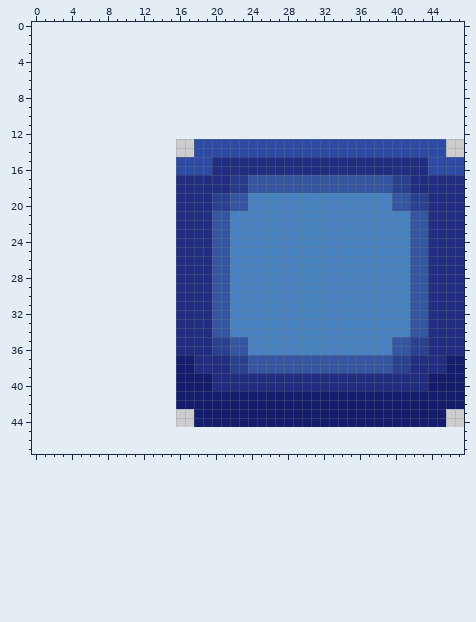
A pixel-art sprite gets an edit: client/public/assets/images/wall_tile.png. The picture above is the old version.
The file is 32x32 pixels. Colours within 5 levels of each other are drawn and written as one. The old version is drawn lined up with the new one, on the new canvas.
And afterwards:
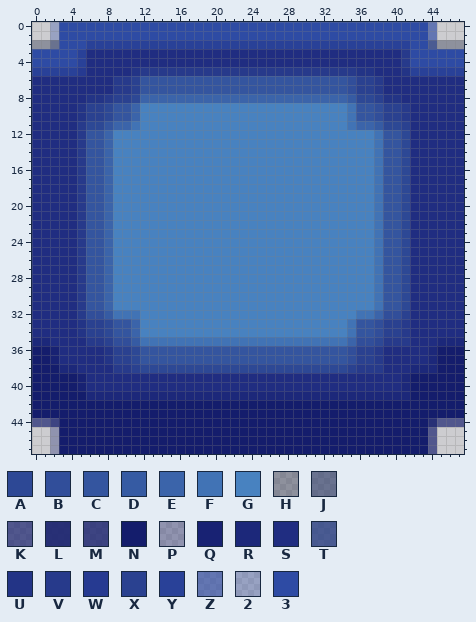
Palette (. is transparent): A #2d4895  B #314e9a  C #34559f  D #365ba3  E #3b64aa  F #4173b5  G #4882c0  H #0f193755  J #1a2a5b8e  K #131c6caa  L #141d6be3  M #141d6cc6  N #141d6c  P #151e6c55  Q #182273  R #1c287a  S #202d81  T #243a80c6  U #233486  V #273a8b  W #263a91  X #2a4190  Y #294198  Z #2e4ba3aa  2 #2d4ba555  3 #2e4ba4
The edit:
canvas 32x32 -> 48x48, the old top-left corner now at 16,13
Changed rows in their new state; - is an unchanged pixel.
first column x 0:
 0 --233333333333333333333333333333333333333333Z---
 1 --233333333333333333333333333333333333333333Z---
 2 HHJ333YYYYYYYYYYYYYYYYYYYYYYYYYYYYYYYYYYYY33THHH
 3 33333YSSSSSSSSSSSSSSSSSSSSSSSSSSSSSSSSSSSV333333
 4 33333YSSSSSSSSSSSSSSSSSSSSSSSSSSSSSSSSSSSV333333
 5 YYYYYWSSSSSUVVVVVVVVVVVVVVVVVVVVVVVVUUSSSUYYYYYY
 6 SSSSSSSSSVVXCCCCCCCCCCCCCCCCCCCCCCCBXXVSSSSSSSSS
 7 SSSSSSSSSVVXCCCCCCCCCCCCCCCCCCCCCCCBXXVSSSSSSSSS
 8 SSSSSSUUVXXAEEEEEEEEEEEEEEEEEEEEEEEDAAXUUSSSSSSS
 9 SSSSSUXXACCEGGGGGGGGGGGGGGGGGGGGGGGFCCBXXVSSSSSS
10 SSSSSUXXACCEGGGGGGGGGGGGGGGGGGGGGGGFCCBXXVSSSSSS
11 SSSSSVAACEEFGGGGGGGGGGGGGGGGGGGGGGGFEEDAAXSSSSSS
12 SSSSSVCCEGGGGGGGGGGGGGGGGGGGGGGGGGGGGGFCCASSSSSS
13 SSSSSVCCEGGGGGGGGGGGGGGGGGGGGGGGGGGGGGFCCASSSSSS
14 SSSSSVCCEGGGGGGGGGGGGGGGGGGGGGGGGGGGGGFCCASSSSSS
15 SSSSSVCCEGGGGGGGGGGGGGGGGGGGGGGGGGGGGGFCCA--SSSS
16 SSSSSVCCEGGGGGGGGGGGGGGGGGGGGGGGGGGGGGFCCA--SSSS
17 SSSSSVCCEGGGGGGGGGGGGGGGGGGGGGGGGGGGGGF-CA------
18 SSSSSVCCEGGGGGGGGGGGGGGGGGGGGGGGGGGGGGF-CA------
19 SSSSSVCCEGGGGGGGGGGGGGGG--------------FC-ASS----
20 SSSSSVCCEGGGGGGGGGGGGGGG--------------FC-ASS----
21 SSSSSVCCEGGGGGGGGGGGGG----------------FCCASS----
22 SSSSSVCCEGGGGGGGGGGGGG----------------FCCASS----
23 SSSSSVCCEGGGGGGGGGGGGG----------------FCCASS----
24 SSSSSVCCEGGGGGGGGGGGGG----------------FCCASS----
25 SSSSSVCCEGGGGGGGGGGGGG----------------FCCASS----
26 SSSSSVCCEGGGGGGGGGGGGG----------------FCCASS----
27 SSSSSVCCEGGGGGGGGGGGGG----------------FCCASS----
28 SSSSSVCCEGGGGGGGGGGGGG----------------FCCASS----
29 SSSSSVCCEGGGGGGGGGGGGG----------------FCCASS----
30 SSSSSVCCEGGGGGGGGGGGGG----------------FCCASS----
31 SSSSSVCCEGGGGGGGGGGGGG----------------FCCASS----
32 SSSSSVBBDFFFGGGGGGGGGG--------------FFEBBXSS----
33 SSSSSUXXACCEGGGGGGGGGG-------------FCCBXXVSS----
34 SSSSSUXXACCEGGGGGGGGGG-------------FCCBXXVSS----
35 RRSSSSVVXBBDFFFFFFFFFFFFFFFFFFFFFFFEBBAVVVSS-RRR
36 NNQSSSSSUXXACCCCCCCCCC--CCCCCCCCCCCBXXVSSSSSRNNN
37 NNQSSSSSUXXACCCCCCCCCCCC-----------BXXVSSS--RN--
38 NNNRRSSSSVVXAAAAAAAAAAAAAAAAAAAAAAAXVVVSSSRRRN--
39 NNNNNQSSSSSSSSSSSSSS---------------------RNN----
40 NNNNNQSSSSSSSSSSSSSS---------------------RNN----
41 NNNNNNRRRRRRRRRRRRRRRRRRRRRRRRRRRRRRRRRRRR------
42 NNNNNNNNNNNNNNNN--------------------------------
43 NNNNNNNNNNNNNNNNNN----------------------------NN
44 KKMNNNNNNNNNNNNNNN--------------------------LKKK
45 --PNNNNNNNNNNNNNNNNNNNNNNNNNNNNNNNNNNNNNNNNNK---
46 --PNNNNNNNNNNNNNNNNNNNNNNNNNNNNNNNNNNNNNNNNNK---
47 --PNNNNNNNNNNNNNNNNNNNNNNNNNNNNNNNNNNNNNNNNNK---
Changed places in both pictures, as pixel boxes (x1, y1, x2, y2):
changed: (32, 22, 464, 454)
